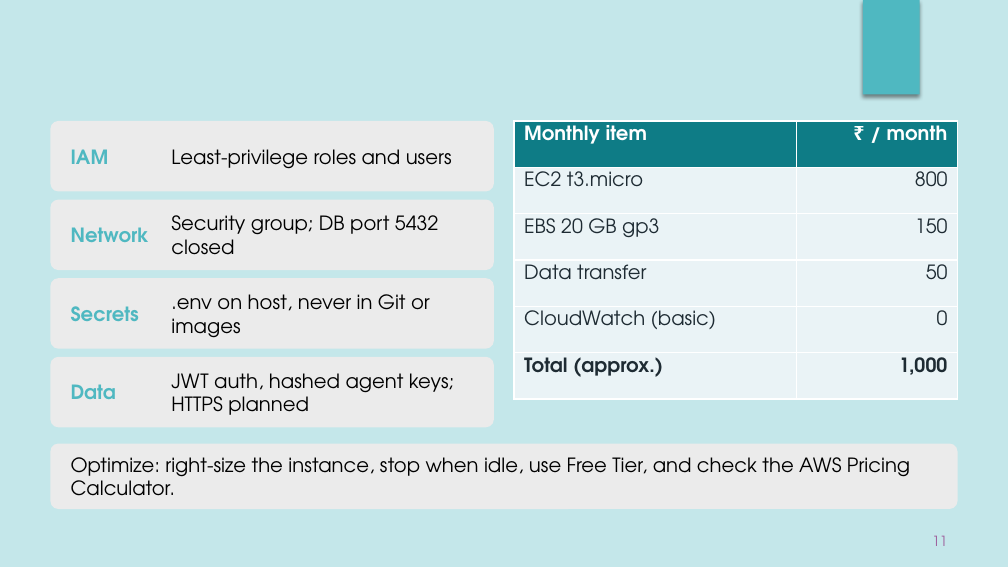
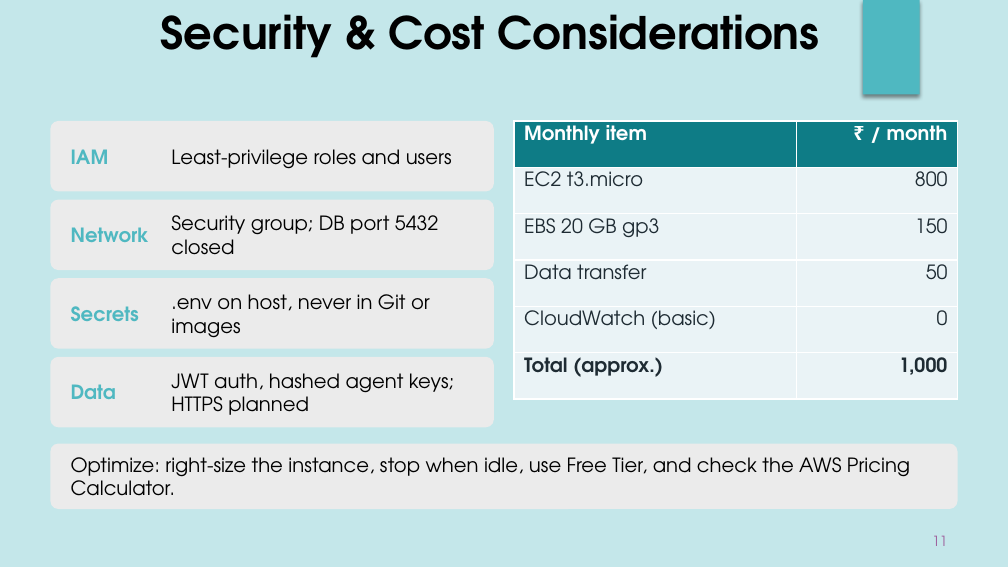
Before and after one commit to ayushcmd/cloud_monitor, a slide deck: slide 11 of docs/CloudMonitor_Cloud_Computing_Mini_Project_.pptx. Drawn at 1008x567 pixels with LibreOffice and Linux fonts; fonts in the diff are those of the drawing; background and template pictures are left out. Boxes give left, top, right and bottom in pixels: in the first picture for what was removed or moved away, otherwise in the second. Text is boxed around its words. In the diff, an @@ line names an element or a change of style, - is before the commit and + after.

Commit message:
feat: enhance observability, automate Docker onboarding, and harden security
Implement comprehensive CloudMonitor improvements across monitoring, Docker telemetry, agent onboarding, and application security.

- Add Grafana-inspired Host, API, and Prometheus monitoring dashboards with historical time-series queries and improved chart interactions.
- Introduce authenticated monitoring endpoints, reusable metrics components, KPI summaries, adaptive units, and responsive visualizations.
- Add historical Docker container telemetry persistence with Alembic migrations, tenant-scoped queries, lifecycle events, and resource utilization tracking.
- Extend the Docker agent with network and block I/O collection, heartbeat improvements, and telemetry ingestion safeguards.
- Implement one-click local Docker agent provisioning with host reuse, automatic startup, connection verification, and manual remote-host fallback.
- Strengthen provisioning authorization, tenant isolation, credential protection, and concurrency handling.
- Restrict direct Prometheus access and route supported monitoring queries through authenticated backend APIs.
- Improve unavailable telemetry handling, monitoring status accuracy, and regression test coverage.
- Preserve existing application functionality, database records, and deployment configurations.

```diff
--- a/docs/CloudMonitor_Cloud_Computing_Mini_Project_.pptx
+++ b/docs/CloudMonitor_Cloud_Computing_Mini_Project_.pptx
@@ text added at (160,14,820,58), 32 pt, text #000000, bold @@
+Security & Cost Considerations
```
Also in this commit, not shown: 1 other slide changed, 38 other files.
